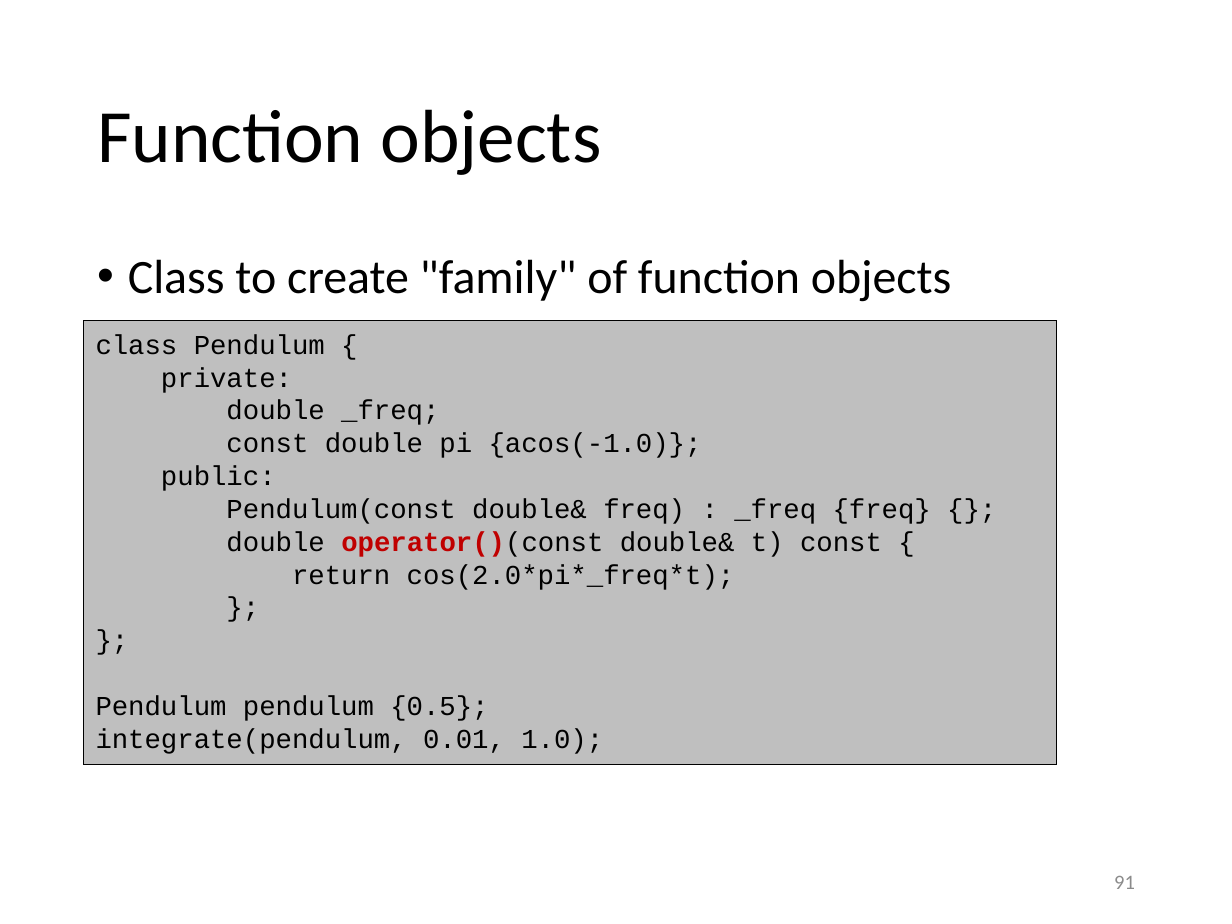
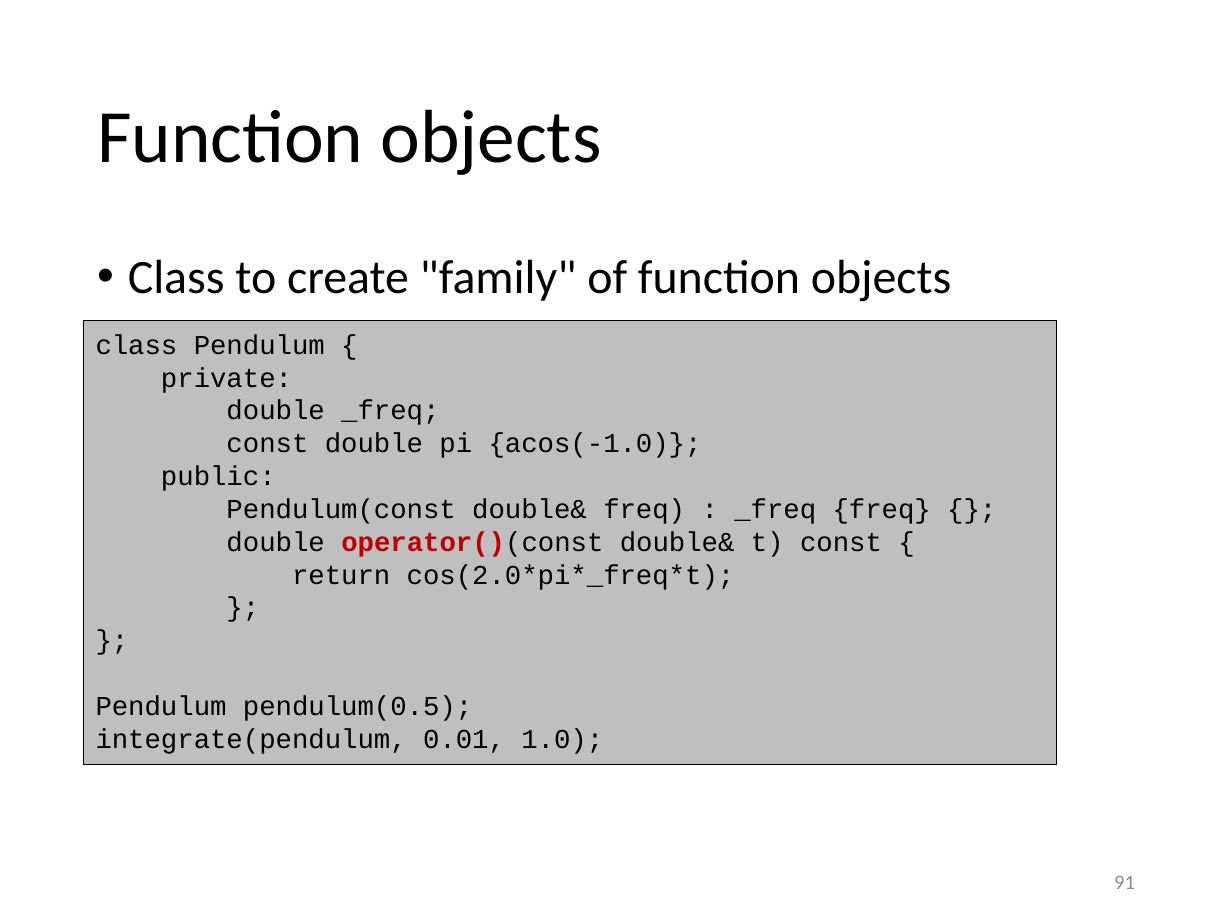
Before and after one commit to gjbex/training-material, a slide deck: slide 91 of CPlusPlus/scientific_cpp.pptx. Drawn at 1232x924 pixels with LibreOffice and Linux fonts; fonts in the diff are those of the drawing. Boxes give left, top, right and bottom in pixels: in the first picture for what was removed or moved away, otherwise in the second. Text is boxed around its words. In the diff, an @@ line names an element or a change of style, - is before the commit and + after.

Commit message:
Fix typo

```diff
--- a/CPlusPlus/scientific_cpp.pptx
+++ b/CPlusPlus/scientific_cpp.pptx
@@ text in rectangle at (96, 696, 472, 721): text changed @@
-Pendulum pendulum {0.5};
+Pendulum pendulum(0.5);
```
Also in this commit, not shown: 1 other slide changed.
